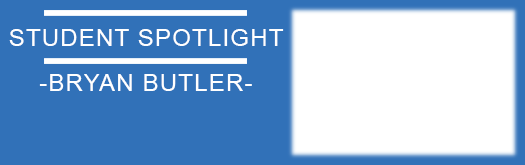
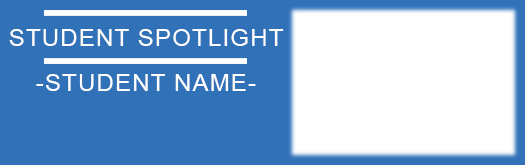
Revision of a layered 525×165 image; what changed, layer by layer:
painted on "-STUDENT NAME-" over [36, 74, 256, 91]
